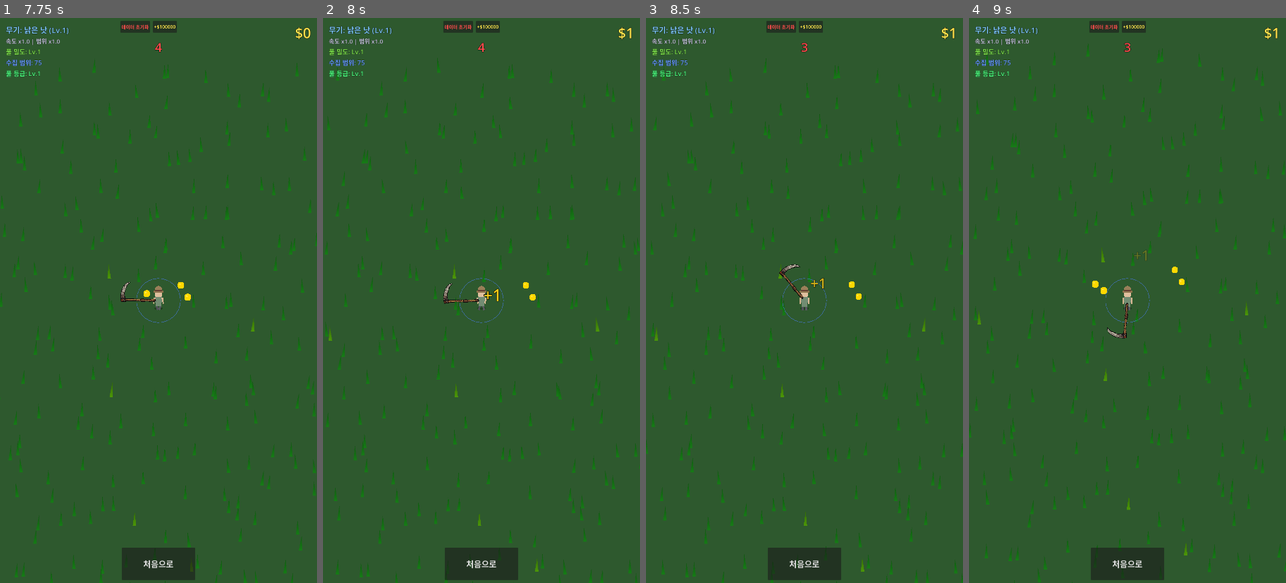
Above: before the commit, frames 1-4 (left to right).
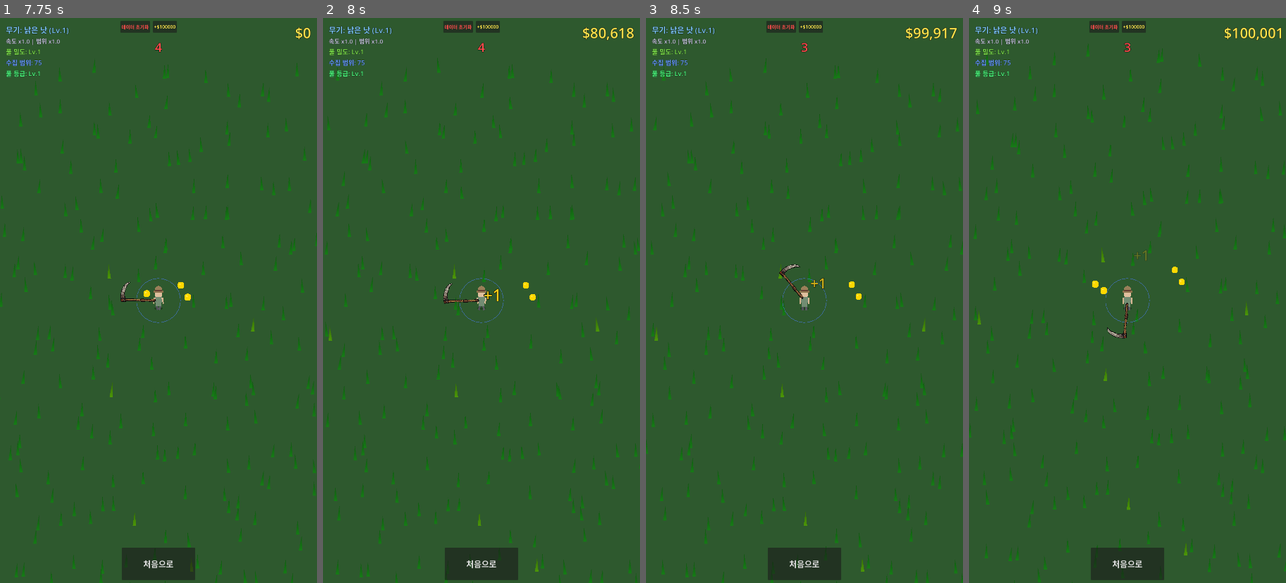
Above: after the commit, the same moments.

Repository: yellyB/game-kill_grass
Game: Godot game, scene res://scenes/ui/main_menu.tscn
Same seed, same stepped clock (60 frames per second), same inputs: the game is played once before the commit and once after it.
Inputs (mouse positions are in pixels of both pictures, inside the frame that each line leads up to):
- Up to frame 1 (7.75 s): click "PLAY" at 0.5 s; click "+$100000" at 1.25 s; click "데이터 초기화" at 2 s; click "처음으로" at 2.75 s; click "게임 계속하기" at 3.5 s; move the mouse to (228, 272) at 4.27 s; hold D (move_right) 4.28-5 s; click (228, 272) at 4.42 s; drag from (95, 328) to (158, 300) at 5.02 s; move the mouse to (190, 176) at 5.77 s; hold D (move_right) 5.78-6.5 s; drag from (142, 413) to (63, 215) at 6.52 s; move the mouse to (253, 385) at 7.27 s; hold A (move_left) from 7.28 s (still down)
- Up to frame 2 (8 s): keep holding A (move_left)
- Up to frame 3 (8.5 s): release A (move_left) at 8 s; drag from (709, 215) to (804, 300) at 8.02 s
- Up to frame 4 (9 s): move the mouse to (1143, 300) at 8.77 s; hold S (move_down) from 8.78 s (still down); click (1143, 300) at 8.92 s

Frame 1 is identical in both runs. In frame 2, 0.2% of the frame differs, in the area x 82-98%, y 1-4%; in frame 3, 0.2%; in frame 4, 0.2%, in the area x 80-99%, y 1-4%.

Commit message:
Separate session money from total money
- add_money() now only accumulates session_money during gameplay
- finalize_session() transfers session earnings to total money at session end
- HUD displays session earnings instead of total balance
- Add session_money_changed signal for in-game UI updates

Co-Authored-By: Claude Opus 4.6 <noreply@anthropic.com>

Diff:
--- a/autoload/game_manager.gd
+++ b/autoload/game_manager.gd
@@ -2,6 +2,7 @@
 
 # Game state
 var money: int = 0
+var session_money: int = 0
 
 # Upgrades
 var upgrade_grass_density: int = 0  # 풀 밀도 업그레이드 (0-10, 최대 레벨에서 빽빽하게)
@@ -27,6 +28,7 @@
 
 # Signals
 signal money_changed(new_amount: int)
+signal session_money_changed(new_amount: int)
 signal upgrade_purchased(upgrade_type: String, level: int)
 
 func _ready() -> void:
@@ -124,8 +126,8 @@
 		return grass_data_list[2]  # 완전 센풀
 
 func add_money(amount: int) -> void:
-	money += amount
-	money_changed.emit(money)
+	session_money += amount
+	session_money_changed.emit(session_money)
 
 # Returns grass quality level for spawning calculations
 # Higher level = more chance for rare grass
@@ -211,6 +213,11 @@
 	upgrade_grass_regen = data.get("upgrade_grass_regen", 0)
 	money_changed.emit(money)
 
+func finalize_session() -> void:
+	money += session_money
+	session_money = 0
+	money_changed.emit(money)
+
 func reset_session_data() -> void:
-	# Reset any temporary session state (none currently)
-	pass
+	session_money = 0
+	session_money_changed.emit(0)
--- a/autoload/session_manager.gd
+++ b/autoload/session_manager.gd
@@ -27,6 +27,7 @@
     return
 
   session_ending.emit()
+  GameManager.finalize_session()
   SaveManager.save_game()
   is_session_active = false
   session_ended.emit()
--- a/scripts/hud.gd
+++ b/scripts/hud.gd
@@ -16,13 +16,13 @@
 var target_money: int = 0
 
 func _ready() -> void:
-  GameManager.money_changed.connect(_on_money_changed)
+  GameManager.session_money_changed.connect(_on_session_money_changed)
   GameManager.upgrade_purchased.connect(_on_upgrade_purchased)
   WeaponManager.weapon_changed.connect(_on_weapon_changed)
 
-  # Initialize display
-  displayed_money = GameManager.money
-  target_money = GameManager.money
+  # Initialize display (session earnings)
+  displayed_money = GameManager.session_money
+  target_money = GameManager.session_money
   update_money_display()
   update_stats_display()
 
@@ -48,8 +48,8 @@
       displayed_money = max(displayed_money - change, target_money)
     update_money_display()
 
-func _on_money_changed(new_amount: int) -> void:
-  target_money = new_amount
+func _on_session_money_changed(_new_amount: int) -> void:
+  target_money = GameManager.session_money
   # Pop effect on money label
   var tween = create_tween()
   tween.tween_property(money_label, "scale", Vector2(1.2, 1.2), 0.05)
@@ -107,5 +107,4 @@
   update_stats_display()
 
 func _on_add_money_btn_pressed() -> void:
-  GameManager.money += 100000
-  GameManager.money_changed.emit(GameManager.money)
+  GameManager.add_money(100000)
